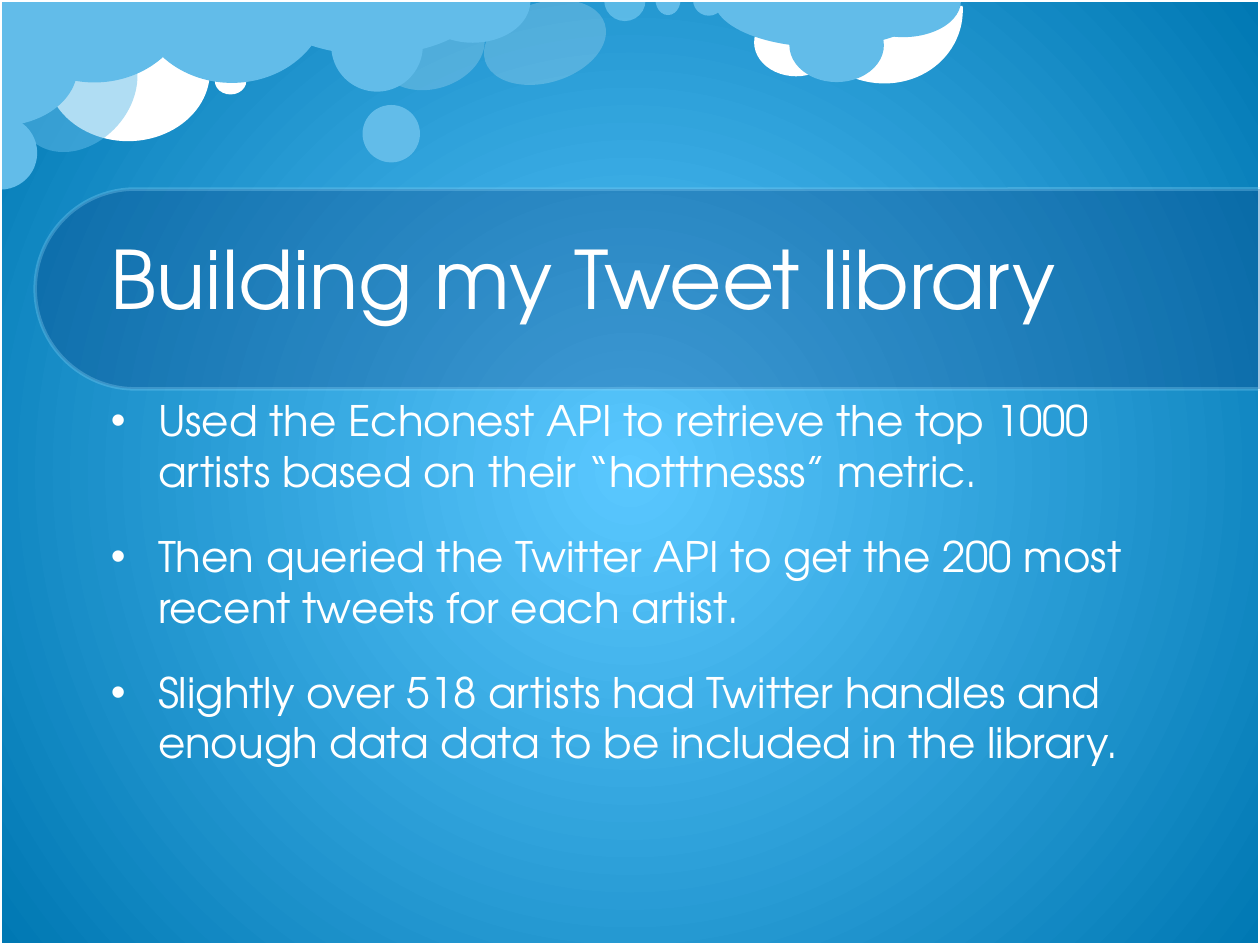
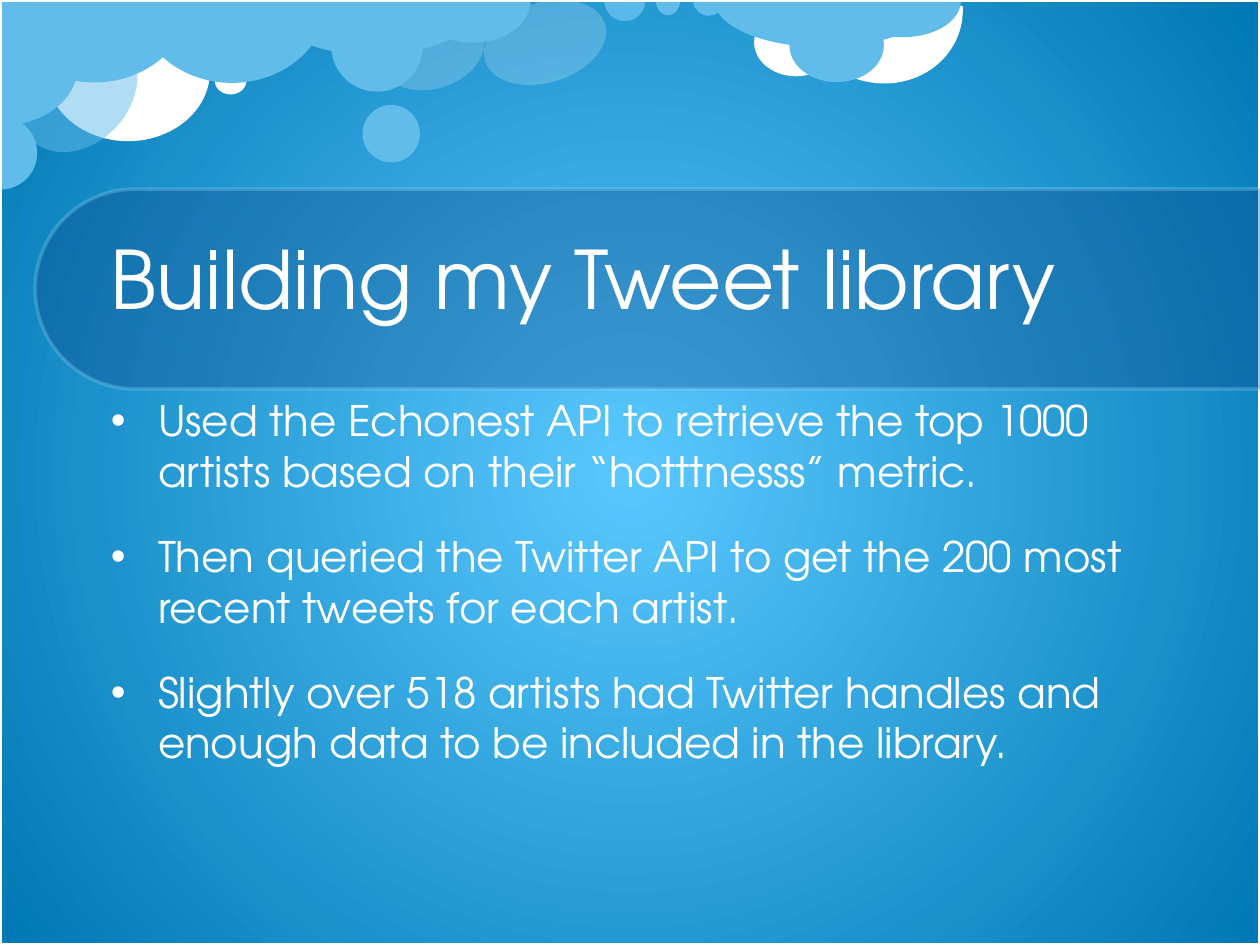
Before and after one commit to seanpquig/GA_Final_Project, a slide deck: slide 4 of GA DS final presentation.pptx. Drawn at 1260x945 pixels with LibreOffice and Linux fonts; fonts in the diff are those of the drawing; background and template pictures are left out. Boxes give left, top, right and bottom in pixels: in the first picture for what was removed or moved away, otherwise in the second. Text is boxed around its words. In the diff, an @@ line names an element or a change of style, - is before the commit and + after.

Commit message:
modified final presentation

```diff
--- a/GA DS final presentation.pptx
+++ b/GA DS final presentation.pptx
@@ text at [158, 676, 1100, 767]: text changed @@
-• Slightly over 518 artists had Twitter handles and enough data data to be included in the library.
+• Slightly over 518 artists had Twitter handles and enough data to be included in the library.
```
